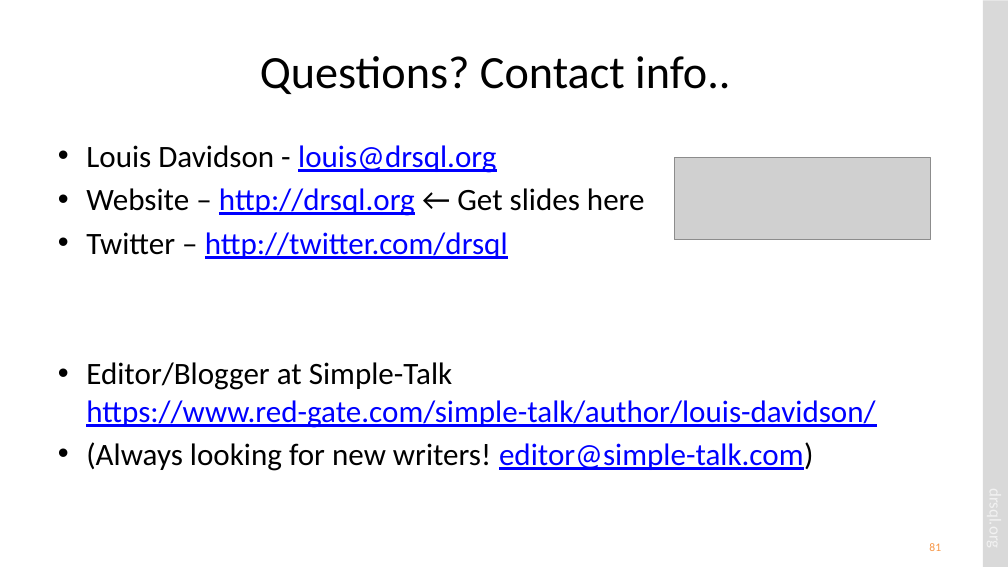
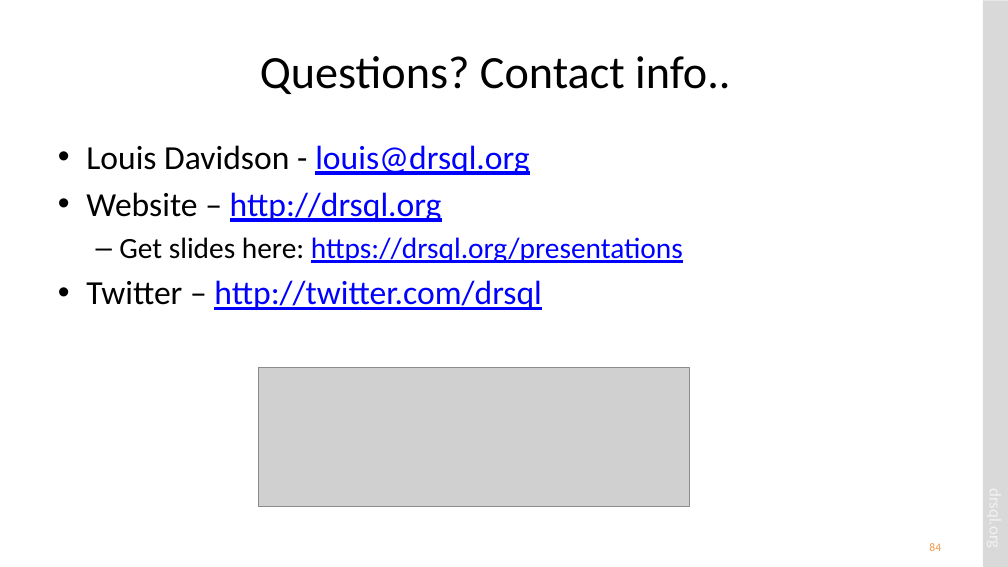
Before and after one commit to drsqlgithub/Presentation-Downloads, a slide deck: slide 84 of Relational Database Design/Relational Database Design.pptx (slide 81 before the commit). Drawn at 1008x567 pixels with LibreOffice and Linux fonts; fonts in the diff are those of the drawing; grey boxes stand for pictures. Boxes give left, top, right and bottom in pixels: in the first picture for what was removed or moved away, otherwise in the second. Text is boxed around its words. In the diff, an @@ line names an element or a change of style, - is before the commit and + after.

Commit message:
New version of Relational Database Design session

```diff
--- a/Relational Database Design/Relational Database Design.pptx
+++ b/Relational Database Design/Relational Database Design.pptx
@@ text at box(86, 145, 541, 310): size 29.6 to 32 pt in "Louis Davidson - louis@drsql.org", "Twitter – http://twitter.com/drsql" @@
@@ text at box(86, 192, 683, 263): text changed; size 29.6 to 28 pt; text colour #000000 to #0000FF @@
-• Website – http://drsql.org ← Get slides here
+• Website – http://drsql.org
+  – Get slides here: https://drsql.org/presentations
@@ text at box(86, 362, 875, 471): paragraphs removed @@
-• Editor/Blogger at Simple-Talk
-  https://www.red-gate.com/simple-talk/author/louis-davidson/
-• (Always looking for new writers! editor@simple-talk.com)
@@ picture: place and size @@
-picture at box(675, 157, 931, 240)
+picture at box(259, 368, 690, 507)
@@ page number at box(929, 543, 941, 551): text changed @@
-81
+84
```
Also in this commit, not shown: 19 other slides changed, 4 slides added, 1 slide removed.
